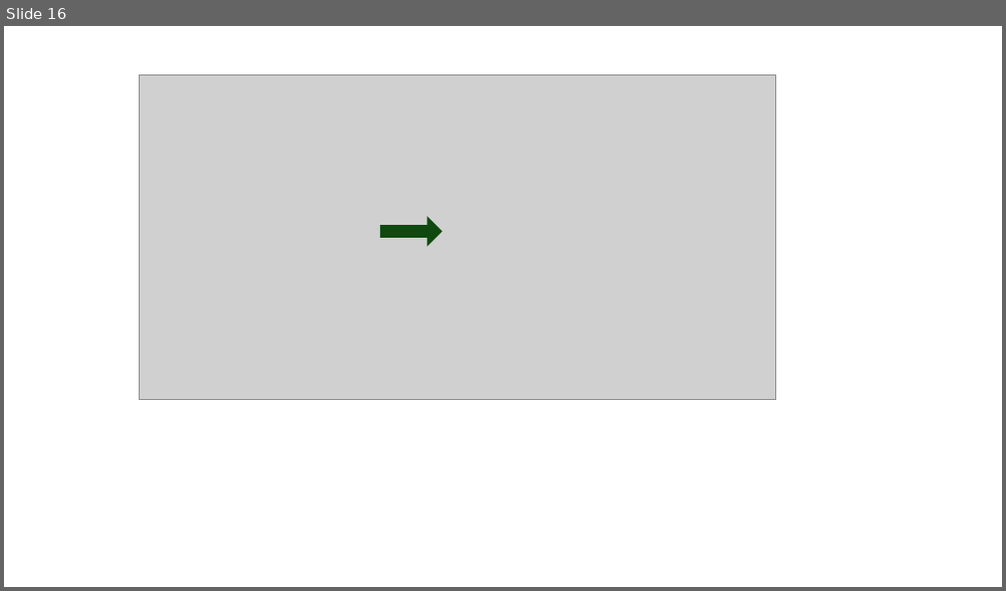
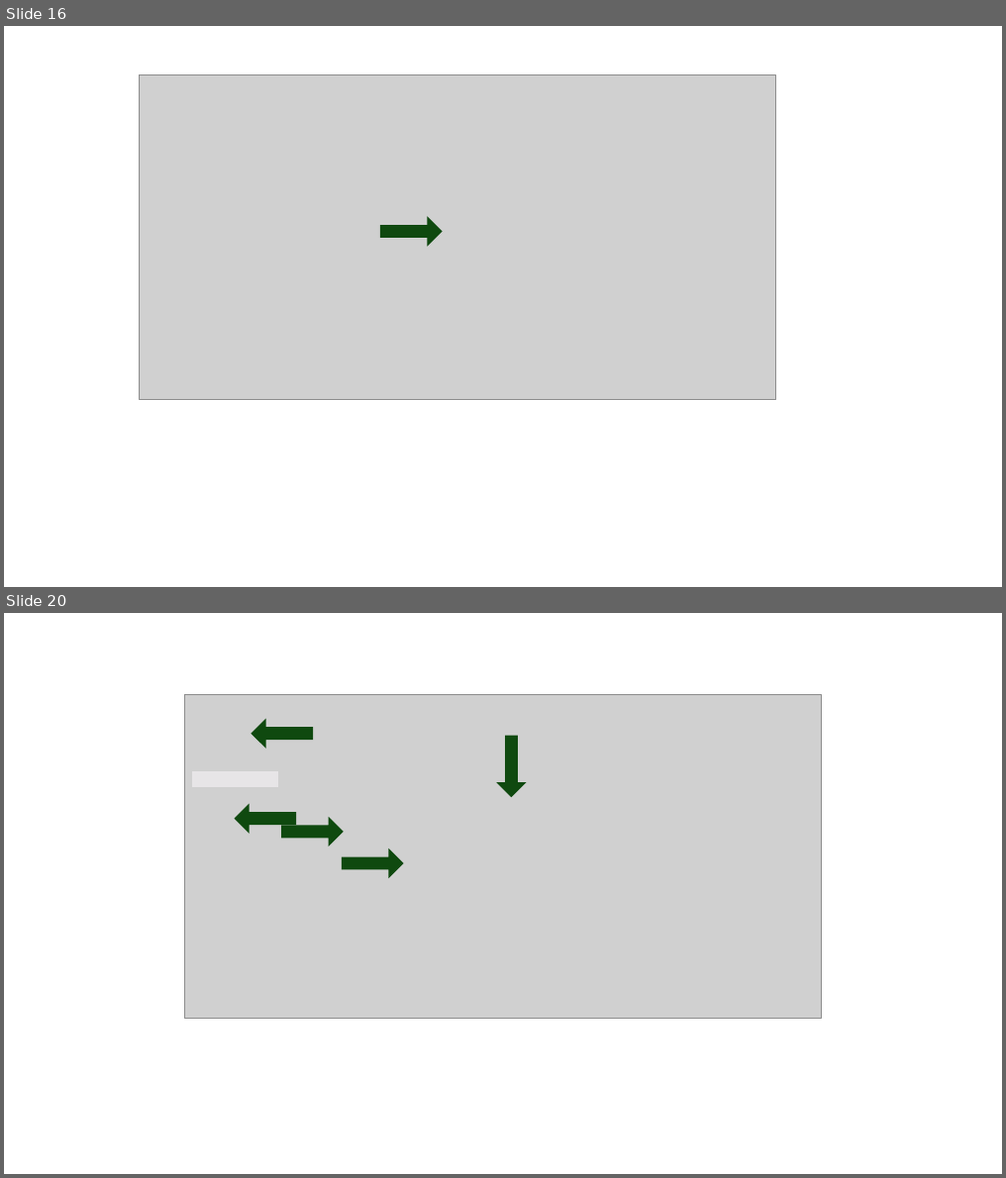
Before and after one commit to rcmcooperative/rcm-crm, a slide deck: assets/images/training-screenshots.pptx. Shown one above the other, each under a label of ours: slide 16 before the commit, slides 16 and 20 after it; the slides between them are not shown. The pictures are 1006x591 and 1006x1178 pixels, drawn with LibreOffice and Linux fonts; fonts in the diff are those of the drawing; grey boxes stand for pictures. Boxes give left, top, right and bottom in pixels: in the first picture for what was removed or moved away, otherwise in the second. Text is boxed around its words. In the diff, an @@ line names an element or a change of style, - is before the commit and + after.

```diff
--- a/assets/images/training-screenshots.pptx
+++ b/assets/images/training-screenshots.pptx
@@ slide 20 added at bbox=[4, 613, 1002, 1174], background #FFFFFF @@
@@ picture added at bbox=[185, 694, 822, 1019] @@
@@ right arrow added at bbox=[252, 720, 312, 747], fill #0F490F, outline #0F490F 1.5 pt @@
@@ right arrow added at bbox=[498, 736, 525, 796], fill #0F490F, outline #0F490F 1.5 pt @@
@@ rectangle added at bbox=[193, 772, 277, 786], fill #E7E5E7, outline #E7E5E7 1.5 pt @@
@@ right arrow added at bbox=[236, 805, 295, 832], fill #0F490F, outline #0F490F 1.5 pt @@
@@ right arrow added at bbox=[282, 819, 343, 845], fill #0F490F, outline #0F490F 1.5 pt @@
@@ right arrow added at bbox=[343, 851, 402, 876], fill #0F490F, outline #0F490F 1.5 pt @@
```
Also in this commit, not shown: 3 other slides added, 2 slides removed, 1 other file.
